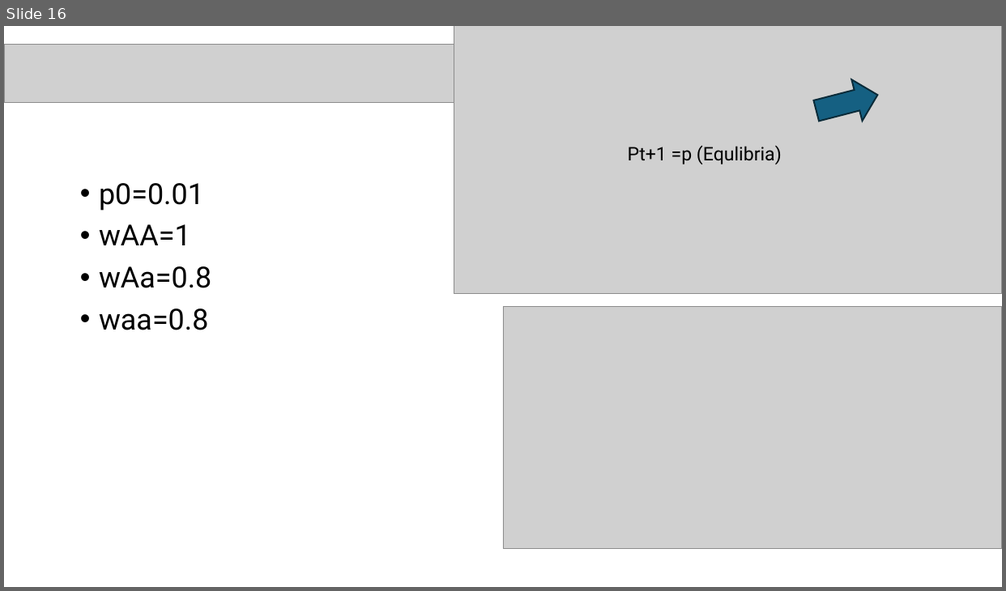
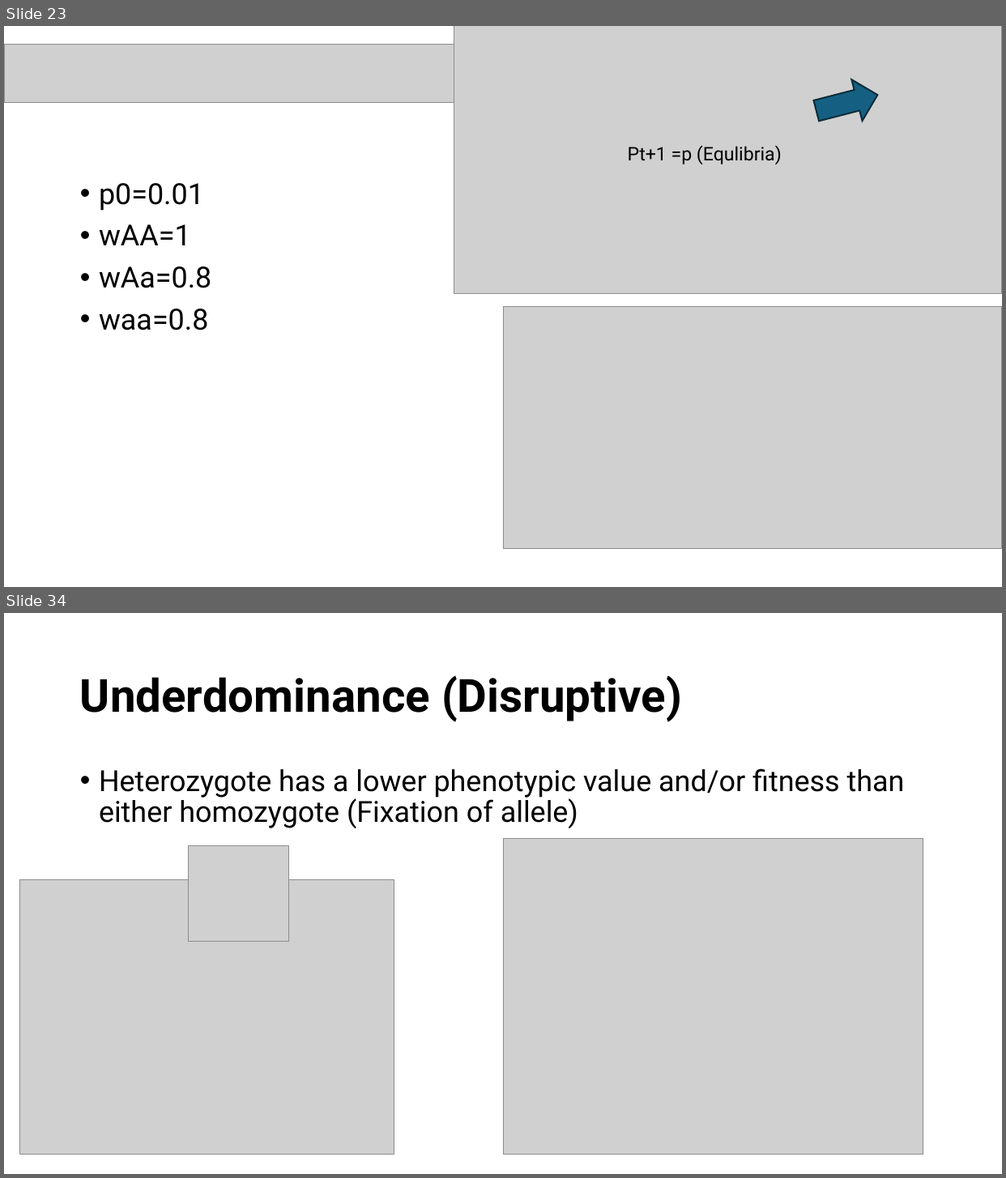
Before and after one commit to ccsosa/Evolutionary_genetics, a slide deck: Semana4/Selección natural.pptx. Shown one above the other, each under a label of ours: slide 16 before the commit, slides 23 and 34 after it; the slides between them are not shown. The pictures are 1006x591 and 1006x1178 pixels, drawn with LibreOffice and Linux fonts; fonts in the diff are those of the drawing; grey boxes stand for pictures. Boxes give left, top, right and bottom in pixels: in the first picture for what was removed or moved away, otherwise in the second. Text is boxed around its words. In the diff, an @@ line names an element or a change of style, - is before the commit and + after.

```diff
--- a/Semana4/Selección natural.pptx
+++ b/Semana4/Selección natural.pptx
@@ slide 34 added at box(4, 613, 1002, 1174), background #FFFFFF @@
@@ title added at box(80, 675, 682, 722), 44 pt, text #000000, bold @@
+Underdominance (Disruptive)
@@ text added at box(99, 769, 905, 828), 28 pt, text #000000 @@
+• Heterozygote has a lower phenotypic value and/or fitness than either homozygote (Fixation of allele)
@@ picture added at box(188, 845, 288, 941) @@
@@ picture added at box(503, 838, 923, 1154) @@
@@ picture added at box(19, 880, 394, 1154) @@
@@ what was slide 16 is now slide 23 @@
```
Also in this commit, not shown: 8 slides changed, 20 other slides added, 3 slides removed.
